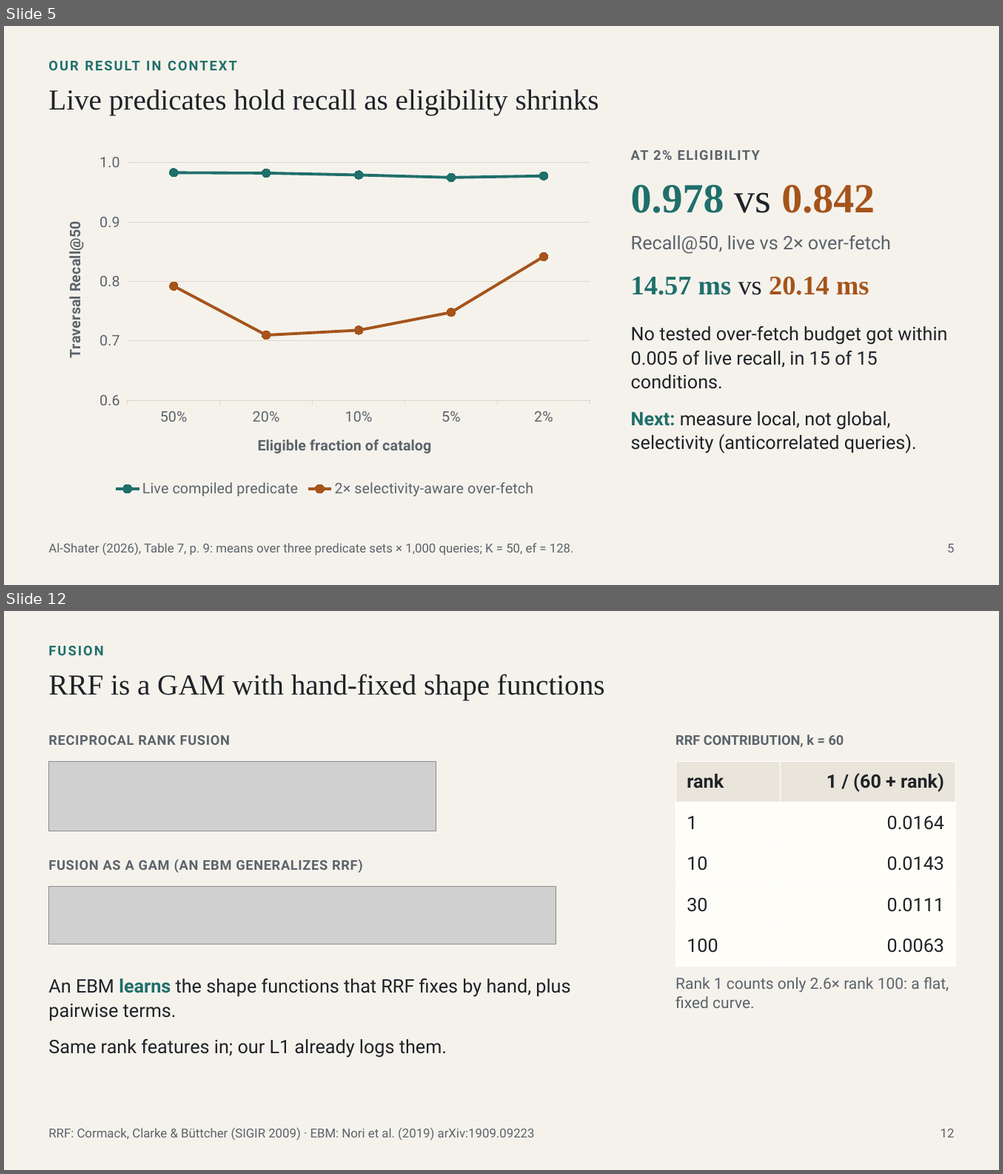
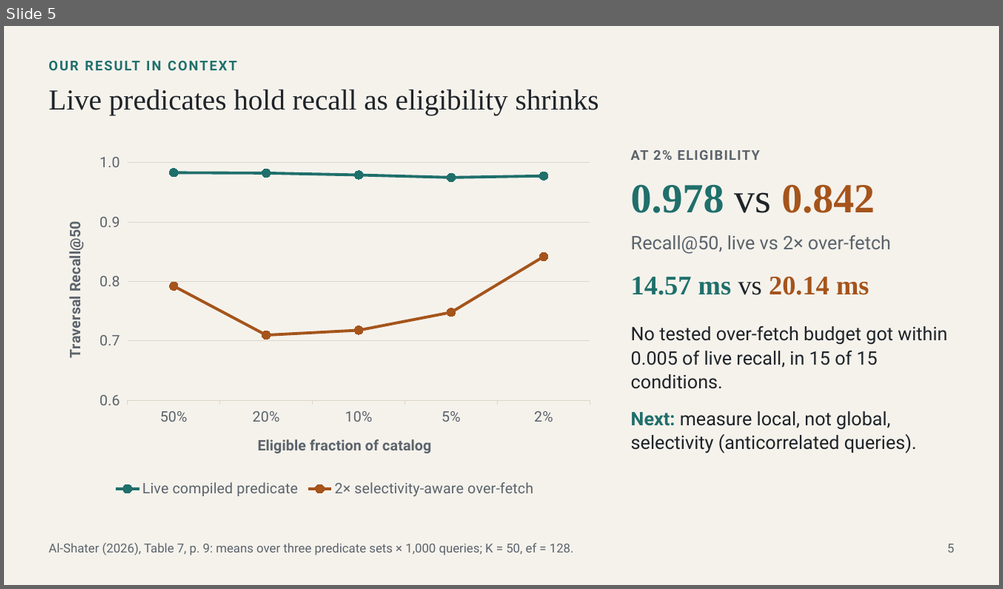
Before and after one commit to hanialshater/ras, a slide deck: deck/fashion_search_landscape.pptx. Shown one above the other, each under a label of ours: slides 5 and 12 before the commit, slide 5 after it; the slides between them are not shown. The pictures are 1003x1174 and 1003x589 pixels, drawn with LibreOffice and Linux fonts; fonts in the diff are those of the drawing; grey boxes stand for pictures. Boxes give left, top, right and bottom in pixels: in the first picture for what was removed or moved away, otherwise in the second. Text is boxed around its words. In the diff, an @@ line names an element or a change of style, - is before the commit and + after.

```diff
--- a/deck/fashion_search_landscape.pptx
+++ b/deck/fashion_search_landscape.pptx
@@ slide 12 removed at [4, 611, 999, 1170], background #F5F2EC @@
@@ text removed at [48, 646, 103, 655] @@
-FUSION
@@ text removed at [48, 674, 605, 701] @@
-RRF is a GAM with hand-fixed shape functions
@@ text removed at [48, 735, 230, 745] @@
-RECIPROCAL RANK FUSION
@@ text removed at [675, 735, 844, 747] @@
-RRF CONTRIBUTION, k = 60
@@ picture removed at [48, 762, 436, 831] @@
@@ table removed at [675, 762, 956, 967], 5 rows, 2 columns @@
-rank | 1 / (60 + rank)
-1 | 0.0164
-10 | 0.0143
-30 | 0.0111
-100 | 0.0063
@@ text removed at [48, 860, 363, 873] @@
-FUSION AS A GAM (AN EBM GENERALIZES RRF)
@@ picture removed at [48, 887, 555, 945] @@
@@ text removed at [48, 979, 570, 1058] @@
-An EBM learns the shape functions that RRF fixes by hand, plus pairwise terms.
-Same rank features in; our L1 already logs them.
@@ text removed at [675, 977, 948, 1008] @@
-Rank 1 counts only 2.6× rank 100: a flat, fixed curve.
@@ text removed at [48, 1128, 535, 1141] @@
-RRF: Cormack, Clarke & Büttcher (SIGIR 2009) · EBM: Nori et al. (2019) arXiv:1909.09223
@@ text removed at [940, 1129, 954, 1138] @@
-12
```
Also in this commit, not shown: 6 slides changed, 81 slides added, 6 other slides removed, 26 other files.
